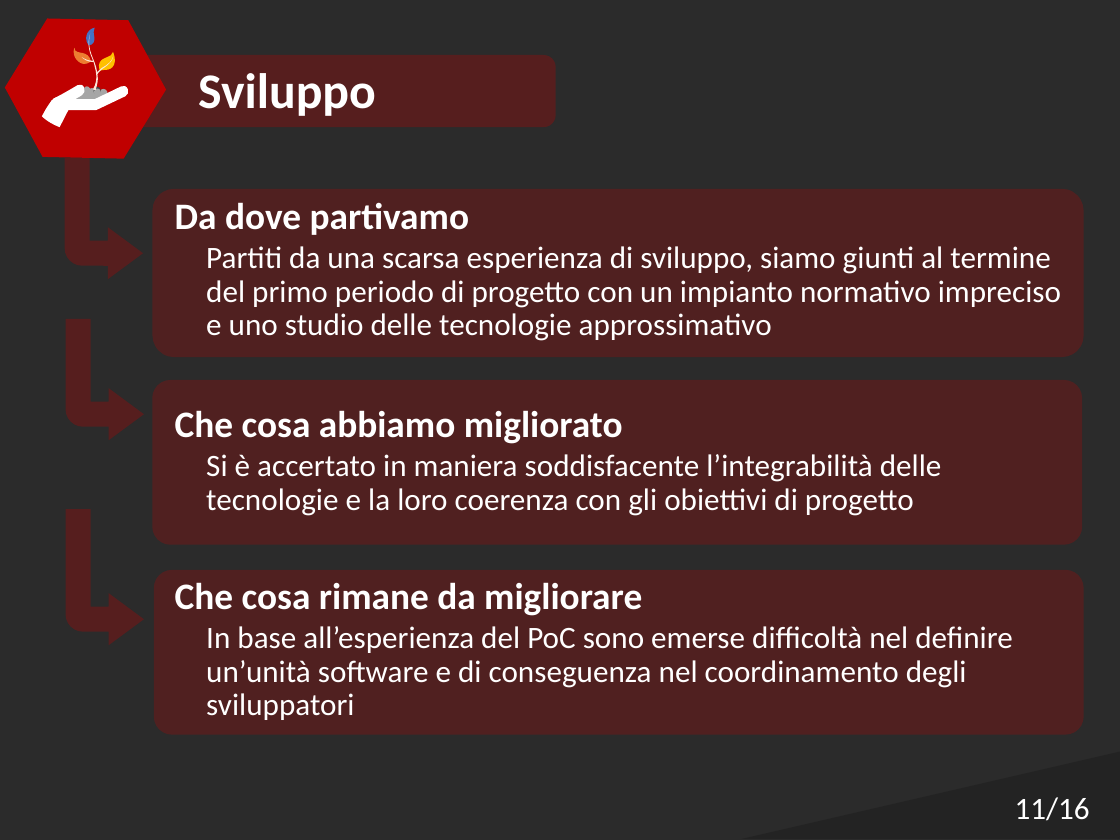
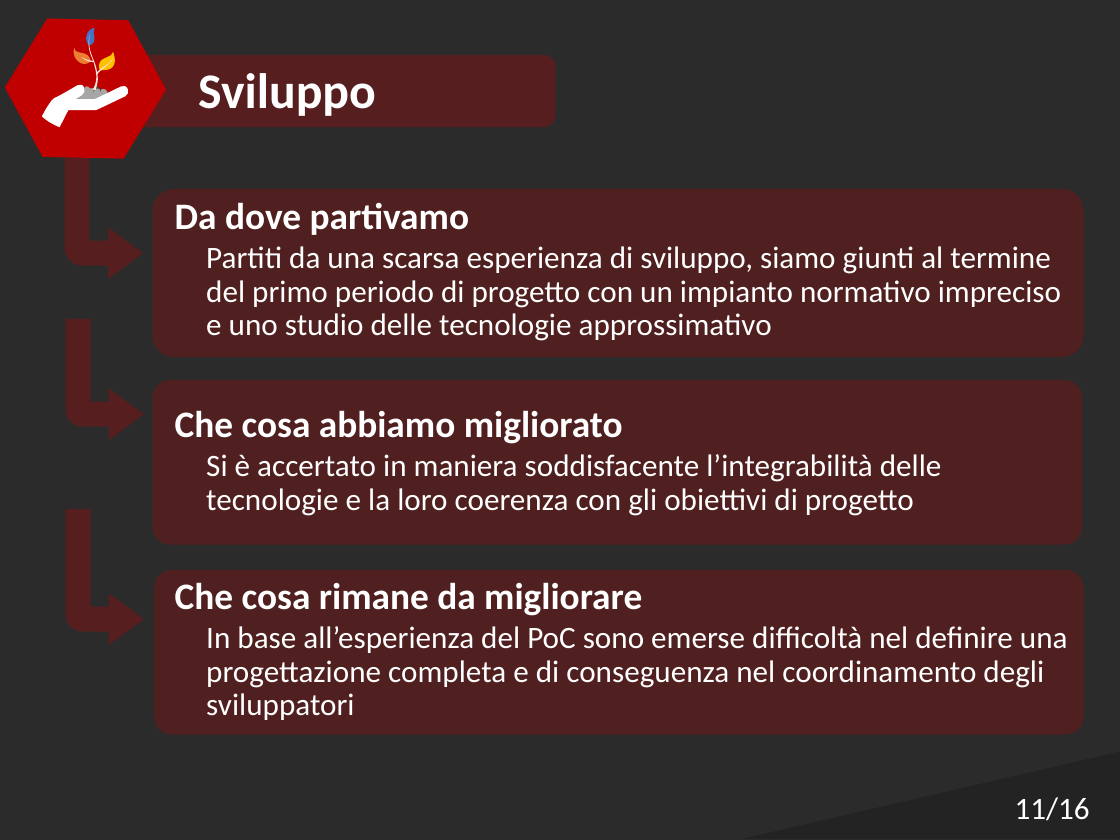
Before and after one commit to Italiaracerx/progettoSWE, a slide deck: slide 11 of Presentazioni/DEF Presentazione RP 19-03-2018.pptx. Drawn at 1120x840 pixels with LibreOffice and Linux fonts; fonts in the diff are those of the drawing; background and template pictures are left out; a plain dark background stands for a picture behind light text. Boxes give left, top, right and bottom in pixels: in the first picture for what was removed or moved away, otherwise in the second. Text is boxed around its words. In the diff, an @@ line names an element or a change of style, - is before the commit and + after.

Commit message:
fix slide marco

```diff
--- a/Presentazioni/DEF Presentazione RP 19-03-2018.pptx
+++ b/Presentazioni/DEF Presentazione RP 19-03-2018.pptx
@@ text at (x1=206, y1=626, x2=1068, y2=720): text changed @@
-    In base all’esperienza del PoC sono emerse difficoltà nel definire un’unità software e di conseguenza nel coordinamento degli sviluppatori
+    In base all’esperienza del PoC sono emerse difficoltà nel definire una progettazione completa e di conseguenza nel coordinamento degli sviluppatori
```
